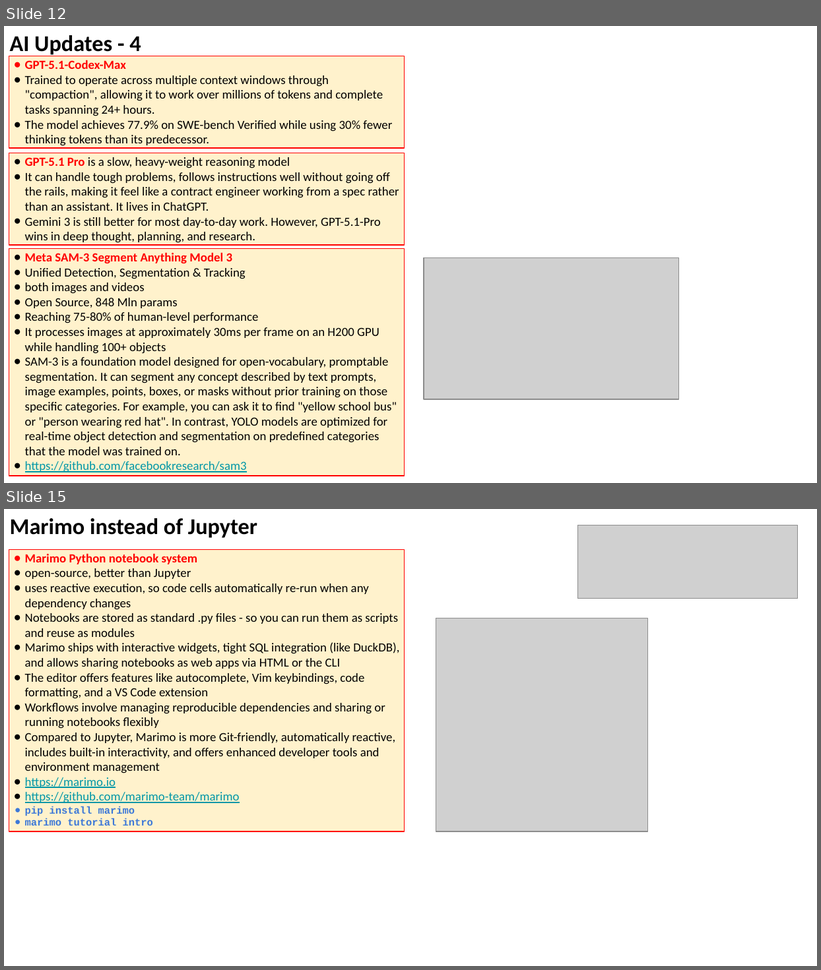
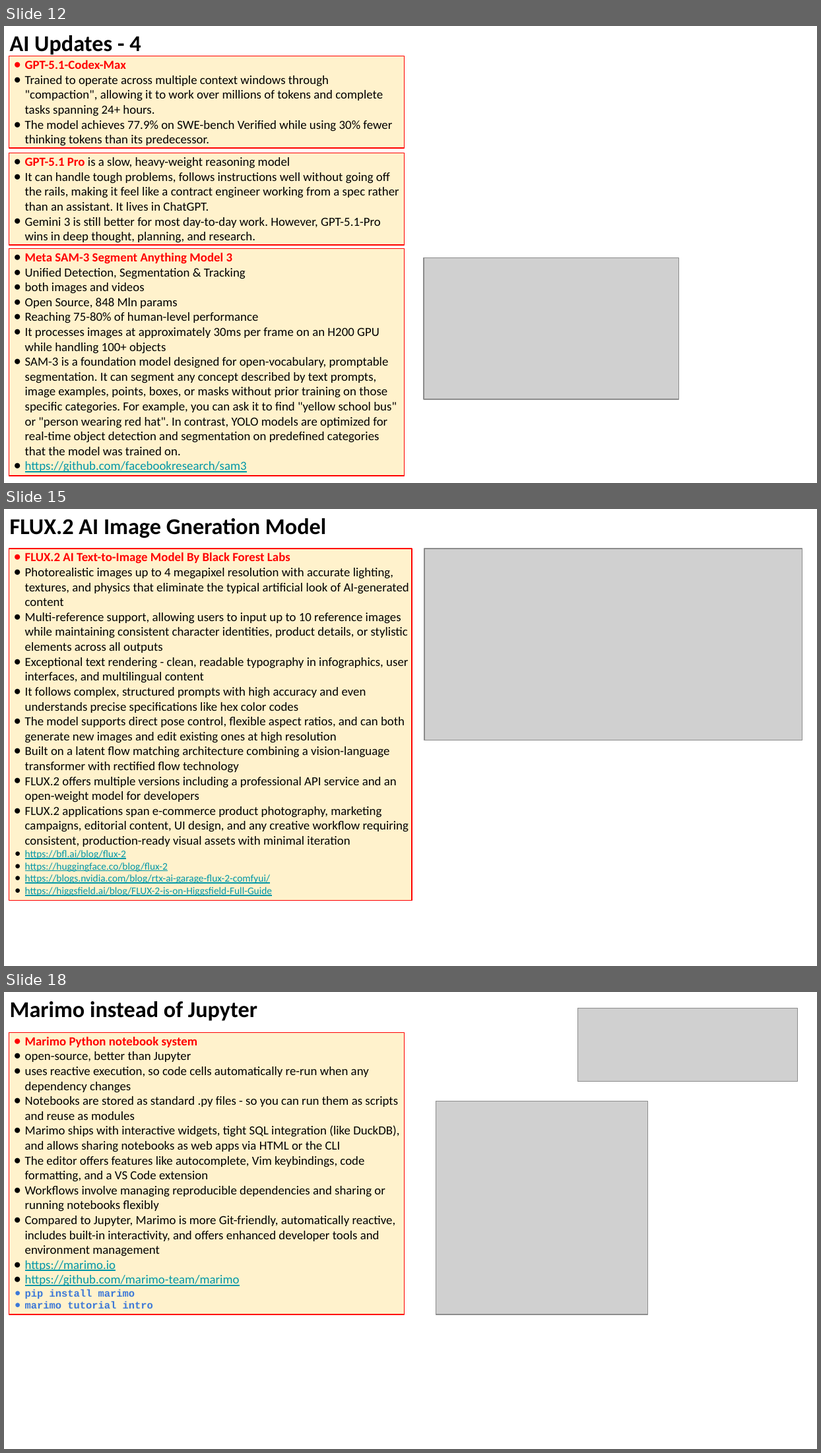
Before and after one commit to lselector/seminar, a slide deck: 2025/2025-11-28-AI-Updates.pptx. Shown one above the other, each under a label of ours: slides 12 and 15 before the commit, slides 12, 15 and 18 after it; the slides between them are not shown. The pictures are 821x970 and 821x1453 pixels, drawn with LibreOffice and Linux fonts; fonts in the diff are those of the drawing; grey boxes stand for pictures. Boxes give left, top, right and bottom in pixels: in the first picture for what was removed or moved away, otherwise in the second. Text is boxed around its words. In the diff, an @@ line names an element or a change of style, - is before the commit and + after.

```diff
--- a/2025/2025-11-28-AI-Updates.pptx
+++ b/2025/2025-11-28-AI-Updates.pptx
@@ slide 15 added at (4, 509, 817, 966), background #FFFFFF @@
@@ text added at (10, 518, 326, 538), 20 pt, text #000000, bold @@
+FLUX.2 AI Image Gneration Model
@@ rectangle added at (9, 549, 412, 901), fill #FFF2CC, outline #FF0000 0.75 pt, 11 pt, text #000000 @@
+● FLUX.2 AI Text-to-Image Model By Black Forest Labs
+● Photorealistic images up to 4 megapixel resolution with accurate lighting, textures, and physics that eliminate the typical artificial look of AI-generated content
+● Multi-reference support, allowing users to input up to 10 reference images while maintaining consistent character identities, product details, or stylistic elements across all outputs
+● Exceptional text rendering - clean, readable typography in infographics, user interfaces, and multilingual content
+● It follows complex, structured prompts with high accuracy and even understands precise specifications like hex color codes
+● The model supports direct pose control, flexible aspect ratios, and can both generate new images and edit existing ones at high resolution
+● Built on a latent flow matching architecture combining a vision-language transformer with rectified flow technology
+● FLUX.2 offers multiple versions including a professional API service and an open-weight model for developers
+● FLUX.2 applications span e-commerce product photography, marketing campaigns, editorial content, UI design, and any creative workflow requiring consistent, production-ready visual assets with minimal iteration
+● https://bfl.ai/blog/flux-2
+● https://huggingface.co/blog/flux-2
+● https://blogs.nvidia.com/blog/rtx-ai-garage-flux-2-comfyui/
+● https://higgsfield.ai/blog/FLUX-2-is-on-Higgsfield-Full-Guide
@@ picture added at (424, 549, 803, 741) @@
@@ what was slide 15 is now slide 18 @@
```
Also in this commit, not shown: 5 slides changed, 3 other slides added.
